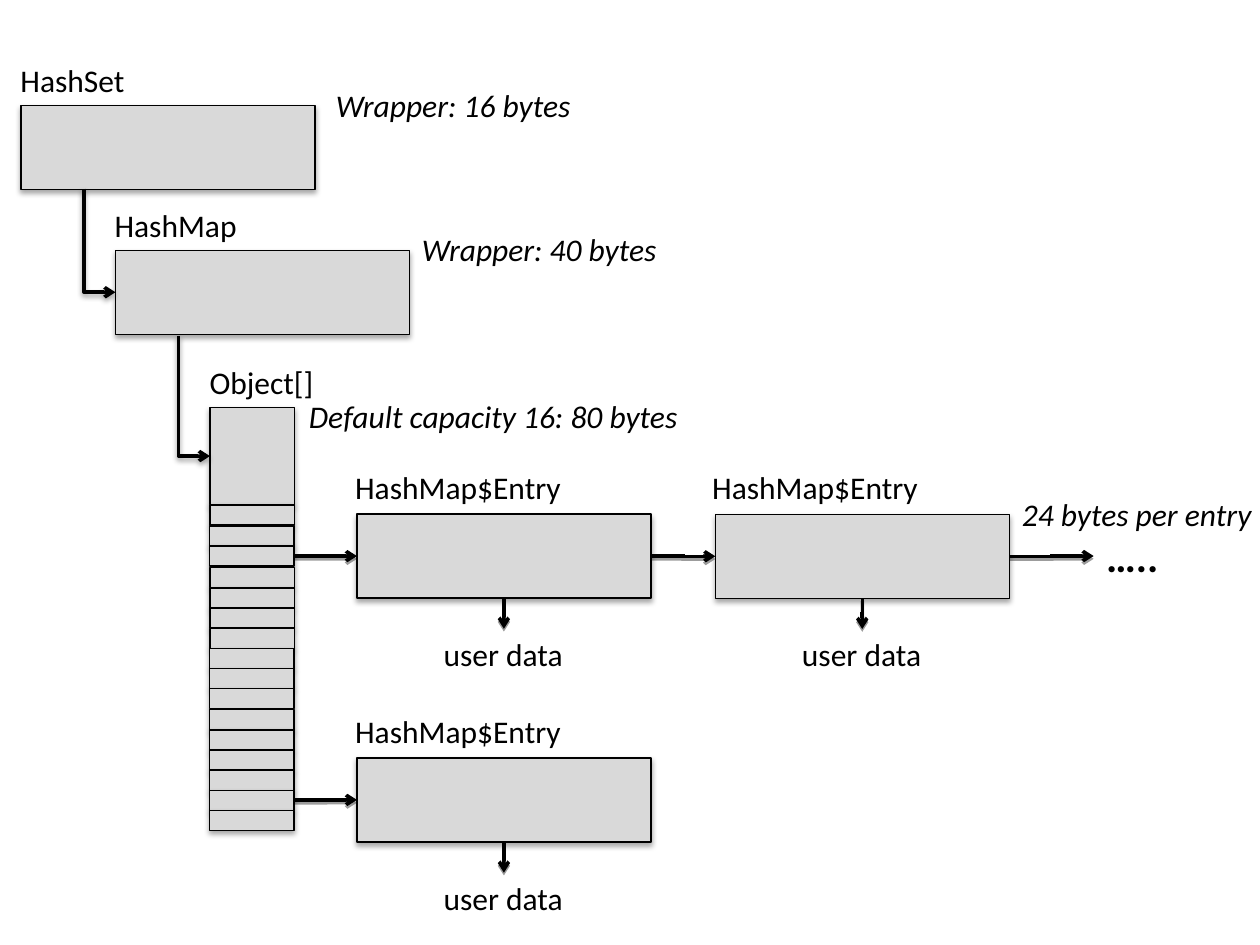
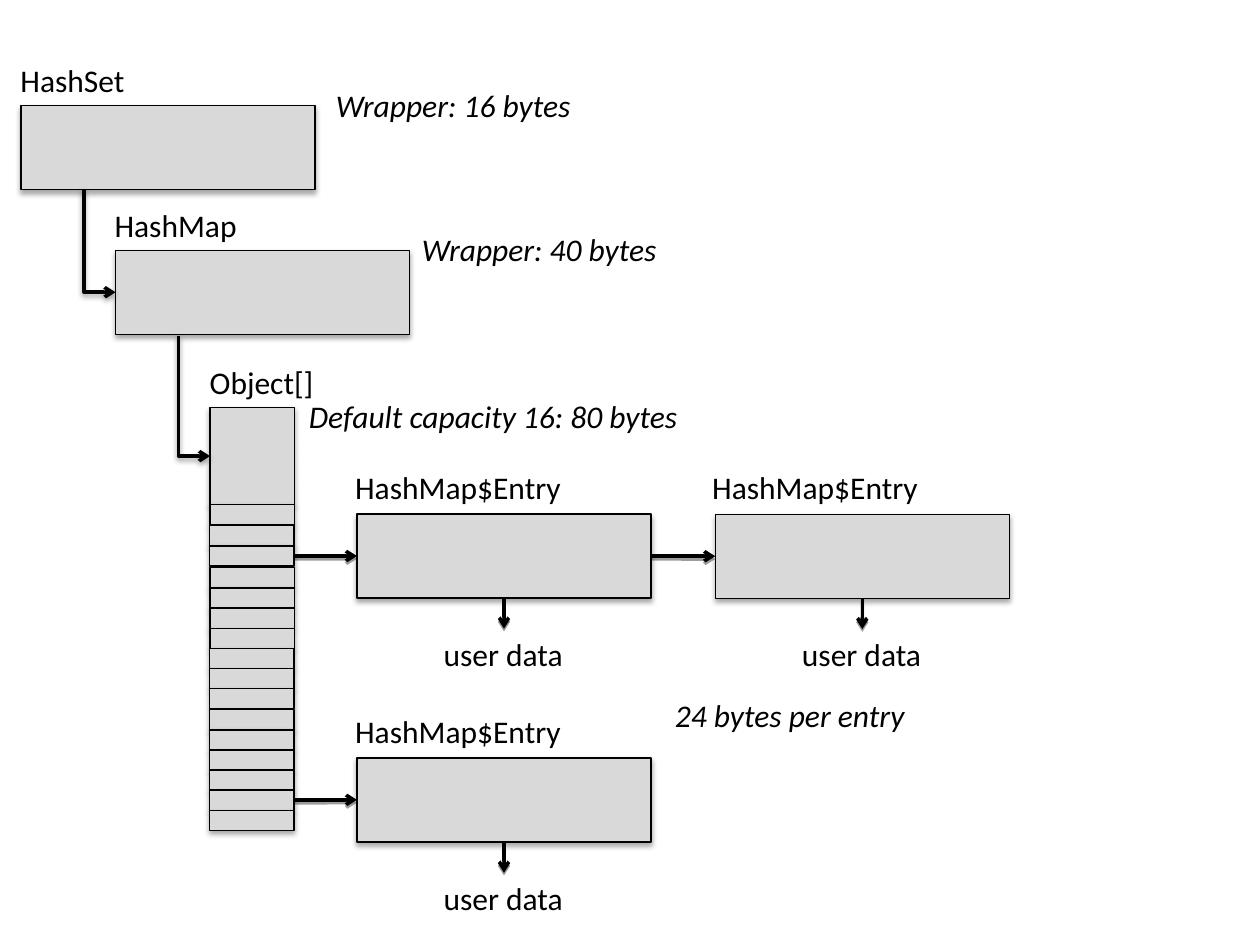
Before and after one commit to TheRuncibleTuner/bloatbook, a slide deck: slide 1 of part1/Figures/collections/inside-hashset.pptx. Drawn at 1260x945 pixels with LibreOffice and Linux fonts; fonts in the diff are those of the drawing. Boxes give left, top, right and bottom in pixels: in the first picture for what was removed or moved away, otherwise in the second. Text is boxed around its words. In the diff, an @@ line names an element or a change of style, - is before the commit and + after.

```diff
--- a/part1/Figures/collections/inside-hashset.pptx
+++ b/part1/Figures/collections/inside-hashset.pptx
@@ text removed at [1094, 524, 1172, 587] @@
-…..
@@ elbow arrow removed from (1009, 556) to (1094, 556) @@
@@ text "24 bytes per entry": place and size @@
-text "24 bytes per entry" at [1022, 504, 1251, 531]
+text "24 bytes per entry" at [675, 705, 904, 732]
```
Also in this commit, not shown: 2 other files.
